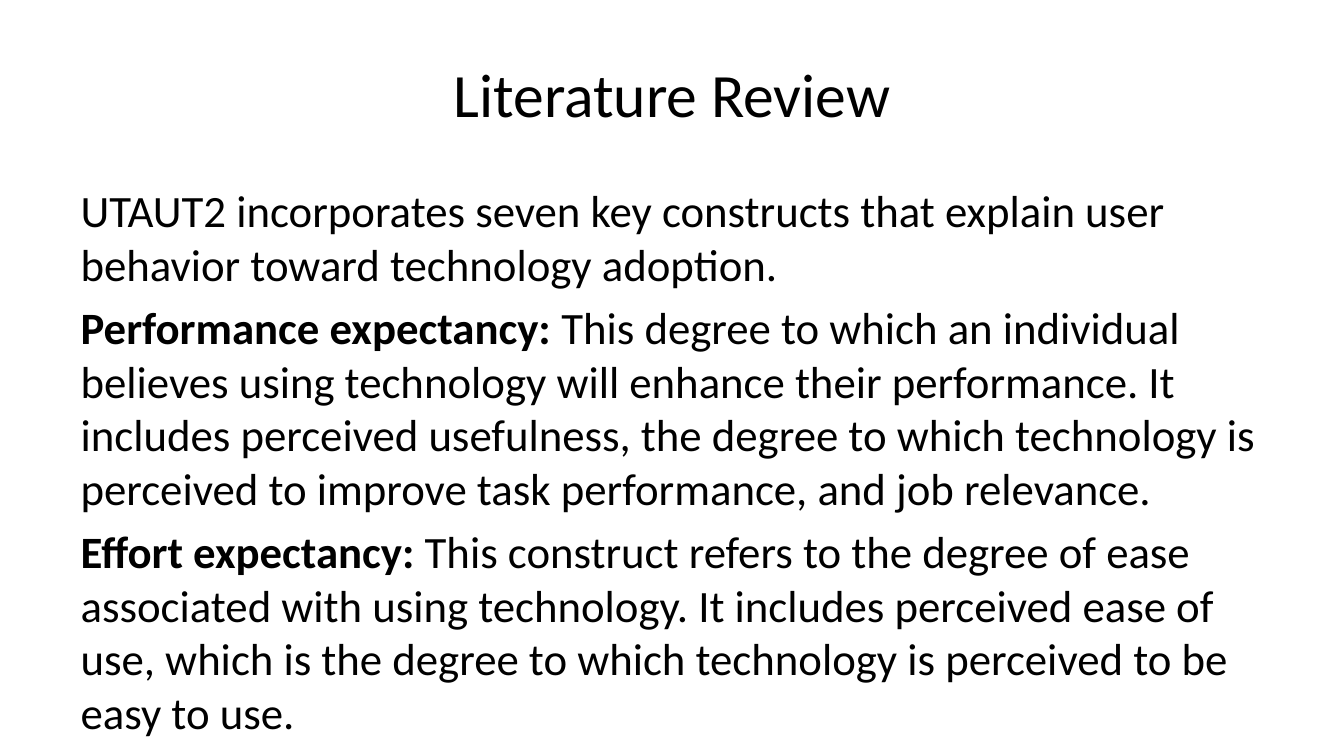
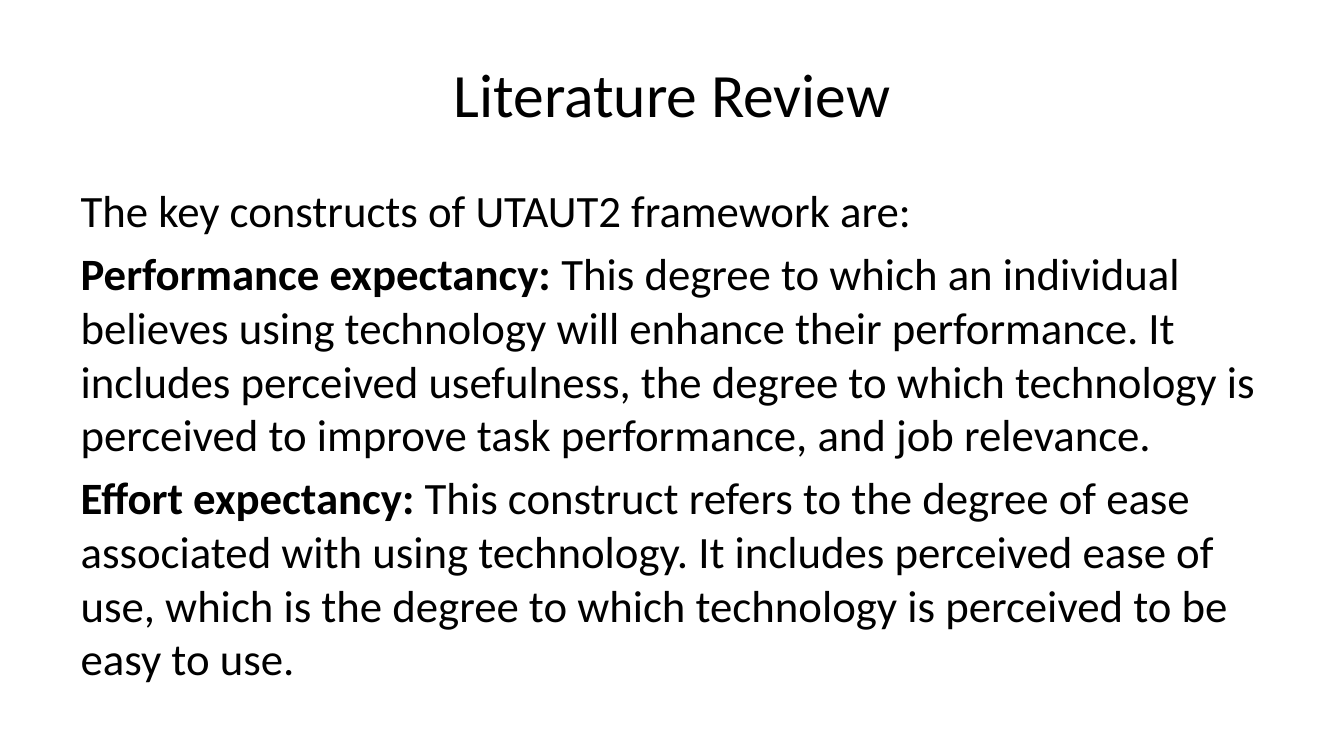
Before and after one commit to hukkum/semproject, a slide deck: slide 4 of powerpoint.pptx. Drawn at 1344x756 pixels with LibreOffice and Linux fonts; fonts in the diff are those of the drawing. Boxes give left, top, right and bottom in pixels: in the first picture for what was removed or moved away, otherwise in the second. Text is boxed around its words. In the diff, an @@ line names an element or a change of style, - is before the commit and + after.

```diff
--- a/powerpoint.pptx
+++ b/powerpoint.pptx
@@ text at bbox=[81, 196, 911, 235]: text changed @@
-UTAUT2 incorporates seven key constructs that explain user behavior toward technology adoption.
+The key constructs of UTAUT2 framework are:
```
Also in this commit, not shown: 5 other slides changed, 16 slides added, 9 slides removed, 19 other files.
